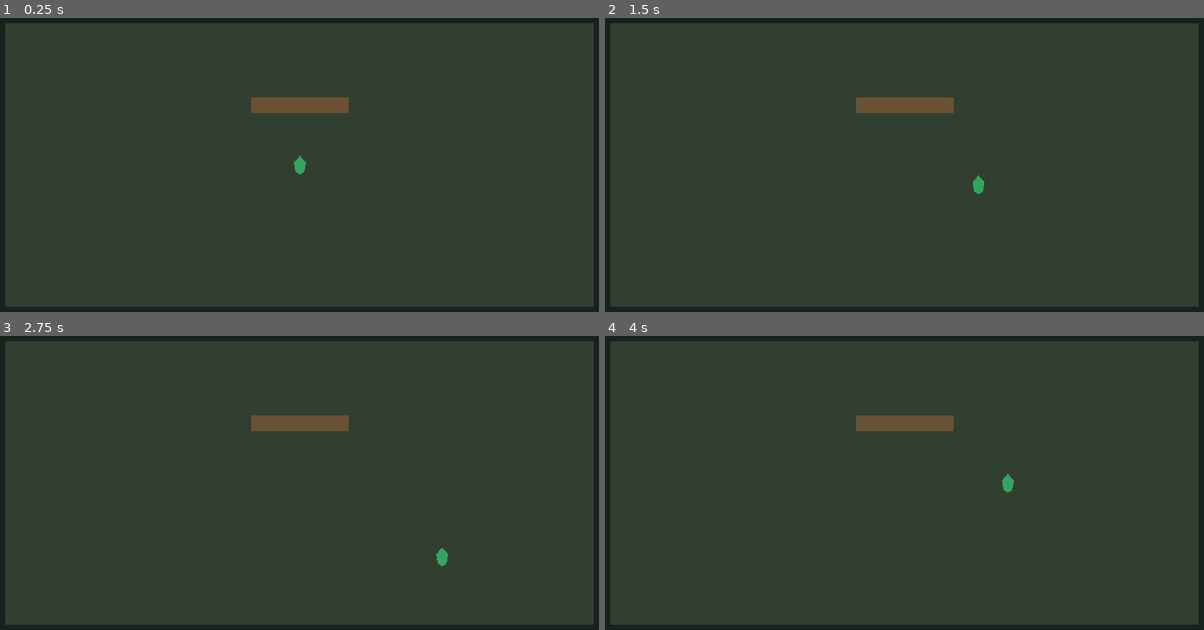
Above: before the commit, frames 1-4 (two rows, left to right).
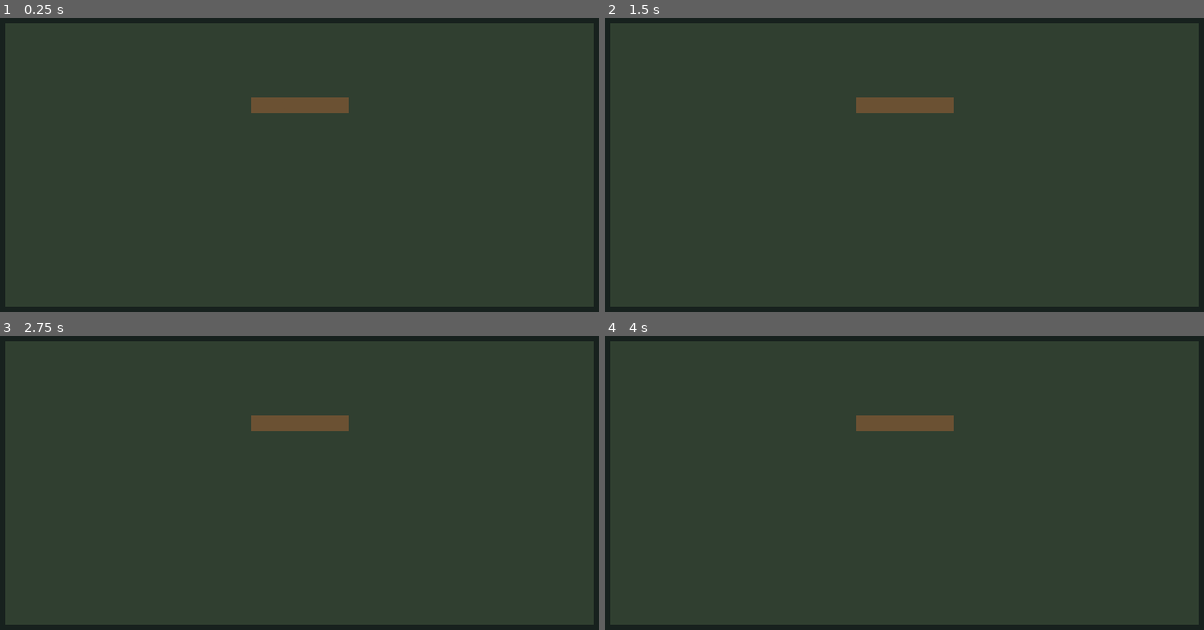
Above: after the commit, the same moments.

Repository: raphaelcavarzan-spec/Veylara-RPG
Game: Godot game, scene res://scenes/main.tscn
The game is run twice, just before and just after one commit, with the same random seed, the same clock (stepped at 60 frames per second) and the same inputs.
Inputs:
- Up to frame 1 (0.25 s): no input
- Up to frame 2 (1.5 s): tap Enter at 0.5 s; hold D (move_right) 0.53-1.28 s; tap Space at 1.25 s; hold S (move_down) from 1.28 s (still down)
- Up to frame 3 (2.75 s): tap Enter at 2 s; release S (move_down) at 2.03 s; hold D (move_right) from 2.03 s (still down)
- Up to frame 4 (4 s): tap Space at 2.75 s; release D (move_right) at 2.78 s; hold W (move_up) 2.78-3.53 s; tap Enter at 3.5 s; hold A (move_left) from 3.53 s (still down)

The runs differ from the first frame. In frame 1, less than 0.1% of the frame differs, in the area x 49-52%, y 46-54%; in frame 2, less than 0.1%, in the area x 61-64%, y 53-60%; in frame 3, less than 0.1%; in frame 4, less than 0.1%.
Error before the commit: Invalid assignment of property or key 'visible' with value of type 'bool' on a base object of type 'null instance'. (res://scripts/player.gd:32)

Commit message:
feat: integrate original Isildur directional sprite poses

Diff:
--- a/scenes/main.tscn
+++ b/scenes/main.tscn
@@ -1,6 +1,7 @@
-[gd_scene load_steps=8 format=3]
+[gd_scene load_steps=9 format=3]
 
 [ext_resource type="Script" path="res://scripts/player.gd" id="1_player"]
+[ext_resource type="Texture2D" path="res://assets/sprites/isildur/isildur_sheet.png" id="2_isildur"]
 
 [sub_resource type="RectangleShape2D" id="RectangleShape2D_player"]
 size = Vector2(24, 28)
@@ -32,9 +33,40 @@
 position = Vector2(640, 360)
 script = ExtResource("1_player")
 
-[node name="TemporaryVisual" type="Polygon2D" parent="WorldSort/Player"]
-polygon = PackedVector2Array(0, -18, 11, -5, 8, 12, 0, 17, -8, 12, -11, -5)
-color = Color(0.2, 0.65, 0.38, 1)
+[node name="SpriteFront" type="Sprite2D" parent="WorldSort/Player"]
+texture = ExtResource("2_isildur")
+region_enabled = true
+region_rect = Rect2(658, 34, 135, 246)
+offset = Vector2(0, -123)
+scale = Vector2(0.5, 0.5)
+texture_filter = 1
+
+[node name="SpriteBack" type="Sprite2D" parent="WorldSort/Player"]
+visible = false
+texture = ExtResource("2_isildur")
+region_enabled = true
+region_rect = Rect2(652, 291, 130, 238)
+offset = Vector2(0, -119)
+scale = Vector2(0.5, 0.5)
+texture_filter = 1
+
+[node name="SpriteLeft" type="Sprite2D" parent="WorldSort/Player"]
+visible = false
+texture = ExtResource("2_isildur")
+region_enabled = true
+region_rect = Rect2(656, 545, 130, 214)
+offset = Vector2(0, -107)
+scale = Vector2(0.5, 0.5)
+texture_filter = 1
+
+[node name="SpriteRight" type="Sprite2D" parent="WorldSort/Player"]
+visible = false
+texture = ExtResource("2_isildur")
+region_enabled = true
+region_rect = Rect2(1028, 771, 135, 222)
+offset = Vector2(0, -111)
+scale = Vector2(0.5, 0.5)
+texture_filter = 1
 
 [node name="CollisionShape2D" type="CollisionShape2D" parent="WorldSort/Player"]
 shape = SubResource("RectangleShape2D_player")
